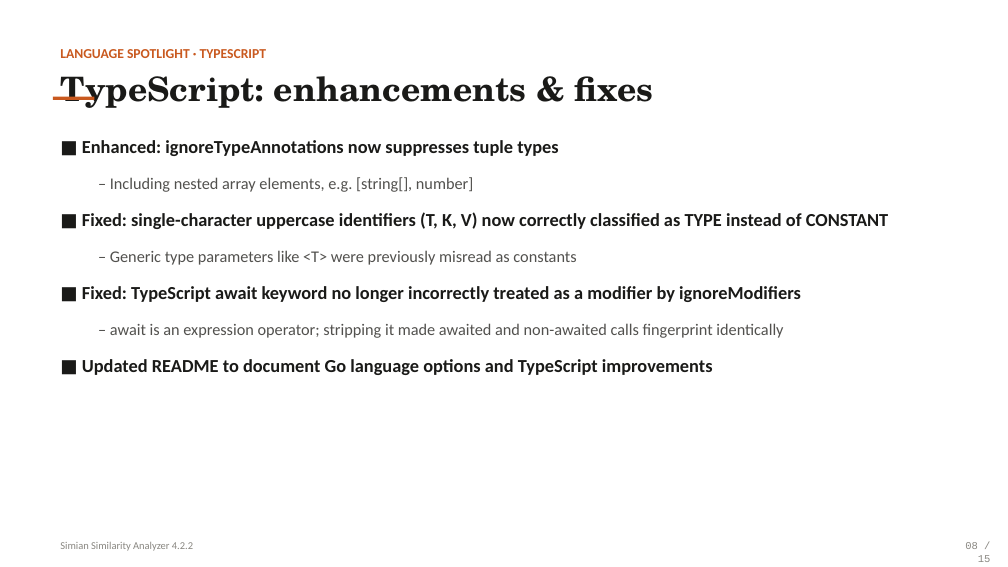
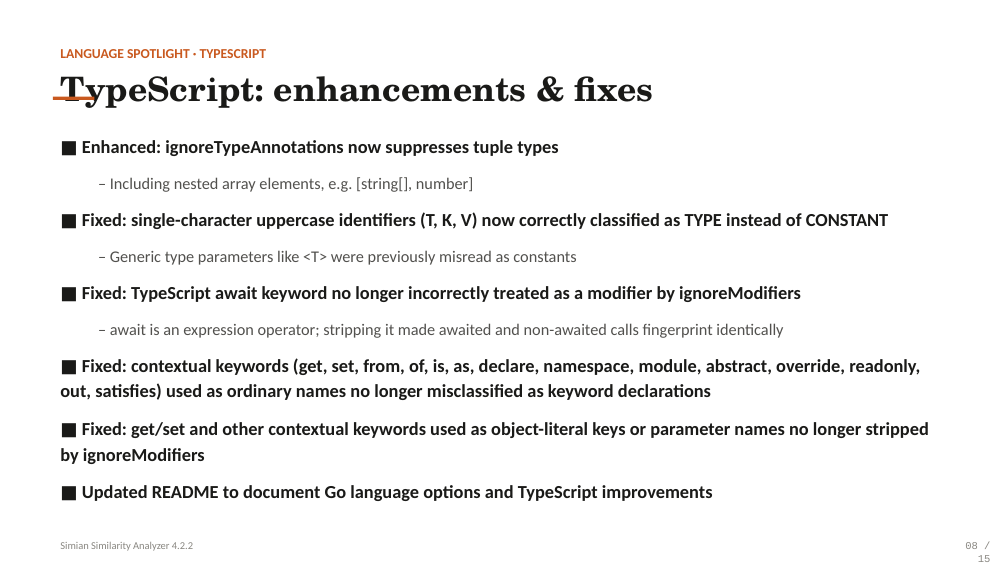
Before and after one commit to quandarypeak/simian, a slide deck: slide 8 of docs/simian-4.2.2-presentation.pptx. Drawn at 1008x567 pixels with LibreOffice and Linux fonts; fonts in the diff are those of the drawing. Boxes give left, top, right and bottom in pixels: in the first picture for what was removed or moved away, otherwise in the second. Text is boxed around its words. In the diff, an @@ line names an element or a change of style, - is before the commit and + after.

```diff
--- a/docs/simian-4.2.2-presentation.pptx
+++ b/docs/simian-4.2.2-presentation.pptx
@@ text at [60, 358, 929, 464]: paragraphs added @@
+■ Fixed: contextual keywords (get, set, from, of, is, as, declare, namespace, module, abstract, override, readonly, out, satisfies) used as ordinary names no longer misclassified as keyword declarations
+■ Fixed: get/set and other contextual keywords used as object-literal keys or parameter names no longer stripped by ignoreModifiers
```
Also in this commit, not shown: 5 other slides changed, 1 slide added, 1 slide removed.
